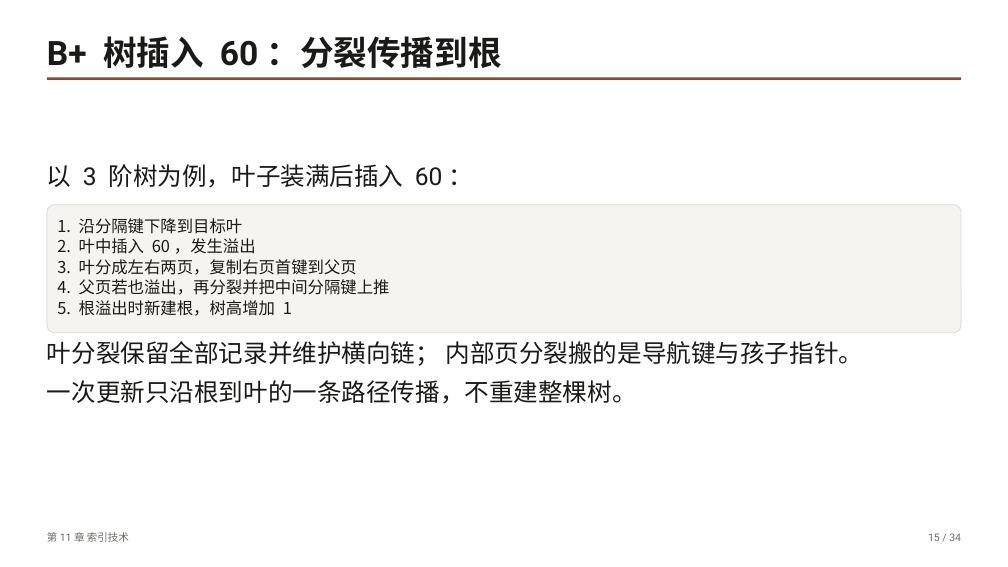
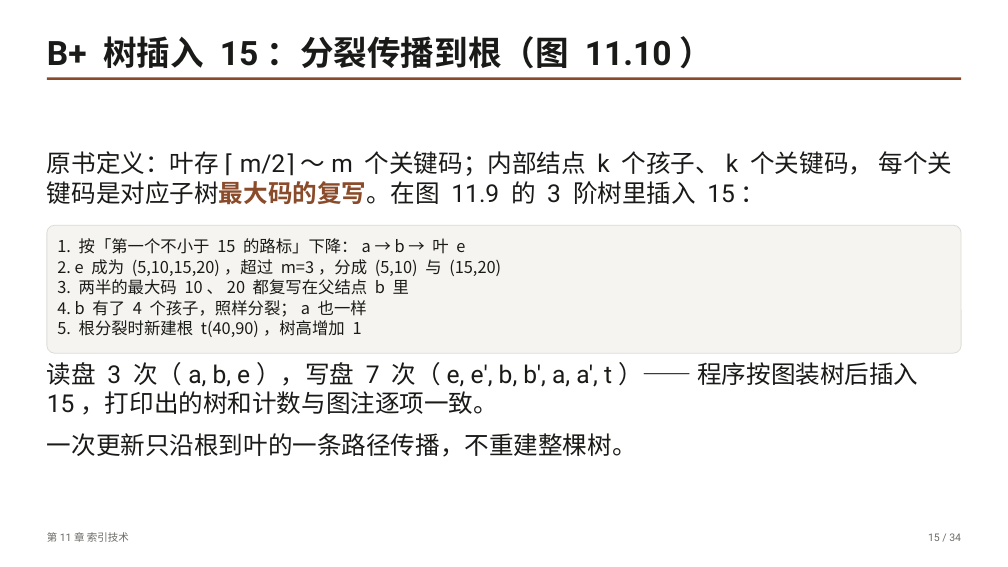
Before and after one commit to GMyhf/dsa-modernization, a slide deck: slide 15 of book/slides/pptx/ch11-index.pptx. Drawn at 1008x567 pixels with LibreOffice and Linux fonts; fonts in the diff are those of the drawing. Boxes give left, top, right and bottom in pixels: in the first picture for what was removed or moved away, otherwise in the second. Text is boxed around its words. In the diff, an @@ line names an element or a change of style, - is before the commit and + after.

```diff
--- a/book/slides/pptx/ch11-index.pptx
+++ b/book/slides/pptx/ch11-index.pptx
@@ text at box(47, 36, 672, 68): text changed @@
-B+ 树插入 60：分裂传播到根
+B+ 树插入 15：分裂传播到根（图 11.10）
@@ text at box(47, 151, 953, 205): text changed @@
-以 3 阶树为例，叶子装满后插入 60：
+原书定义：叶存 ⌈m/2⌉～m 个关键码；内部结点 k 个孩子、k 个关键码， 每个关键码是对应子树最大码的复写。在图 11.9 的 3 阶树里插入 15：
@@ rounded rectangle "1. 按「第一个不小于 15 的路标」下降：a → ...": place and size @@
-rounded rectangle "1. 按「第一个不小于 15 的路标」下降：a → ..." at box(47, 205, 961, 333)
+rounded rectangle "1. 按「第一个不小于 15 的路标」下降：a → ..." at box(47, 225, 961, 353)
@@ text in rounded rectangle at box(57, 238, 501, 337): text changed @@
-1. 沿分隔键下降到目标叶
-2. 叶中插入 60，发生溢出
-3. 叶分成左右两页，复制右页首键到父页
-4. 父页若也溢出，再分裂并把中间分隔键上推
-5. 根溢出时新建根，树高增加 1
+1. 按「第一个不小于 15 的路标」下降：a → b → 叶 e
+2. e 成为 (5,10,15,20)，超过 m=3，分成 (5,10) 与 (15,20)
+3. 两半的最大码 10、20 都复写在父结点 b 里
+4. b 有了 4 个孩子，照样分裂；a 也一样
+5. 根分裂时新建根 t(40,90)，树高增加 1
@@ text at box(47, 362, 918, 415): text changed @@
-叶分裂保留全部记录并维护横向链； 内部页分裂搬的是导航键与孩子指针。
+读盘 3 次（a, b, e），写盘 7 次（e, e', b, b', a, a', t）—— 程序按图装树后插入 15，打印出的树和计数与图注逐项一致。
@@ text "一次更新只沿根到叶的一条路径传播，不重建整棵树。": place and size @@
-text "一次更新只沿根到叶的一条路径传播，不重建整棵树。" at box(47, 380, 637, 404)
+text "一次更新只沿根到叶的一条路径传播，不重建整棵树。" at box(47, 433, 637, 457)
```
Also in this commit, not shown: 4 other slides changed, 29 other files.
